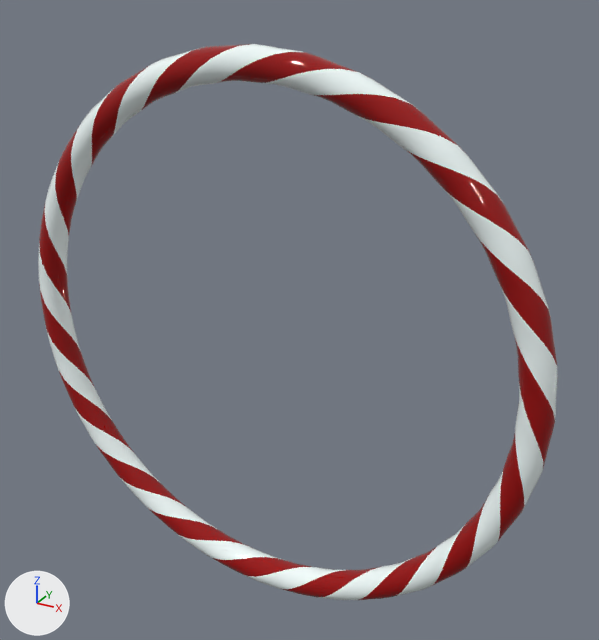
Two versions of the FBX model Assets/3D/Ingame_Object/Random_Ring.fbx, one commit apart.
One viewpoint serves both versions: a 50 mm lens placed at (0.145, -0.231, 0.131), pointed at (0.012, 0.01, 0.01). Every picture has the same lights, and +X, +Y and +Z are marked at lower left. The picture after the commit comes second. Where no turn or scale is listed for an object, it has been applied to the vertices.

Script lines for the objects in view, before the commit:
```python
mat_01___default = principled_material('01 - Default')
mat_01___default.base_color = (0.316, 0.0, 0.0)  # red #980000
mat_01___default.roughness = 0.0
me_mesh = bpy.data.meshes.new('Mesh')
me_mesh.from_pydata(...)  # 2304 vertices, 4608 faces; spans x -0.105..0.105, y -0.006..0.006, z -0.105..0.105
# faces by material slot: [2304, 2304]
me_mesh.materials.append(mat_01___default)  # red #980000
me_mesh.materials.append(mat_02___default)  # white #f4fffe
ob_torus001 = bpy.data.objects.new('Torus001', me_mesh)
ob_torus001.location = (0.0013, -0.0003, 0.0)
```
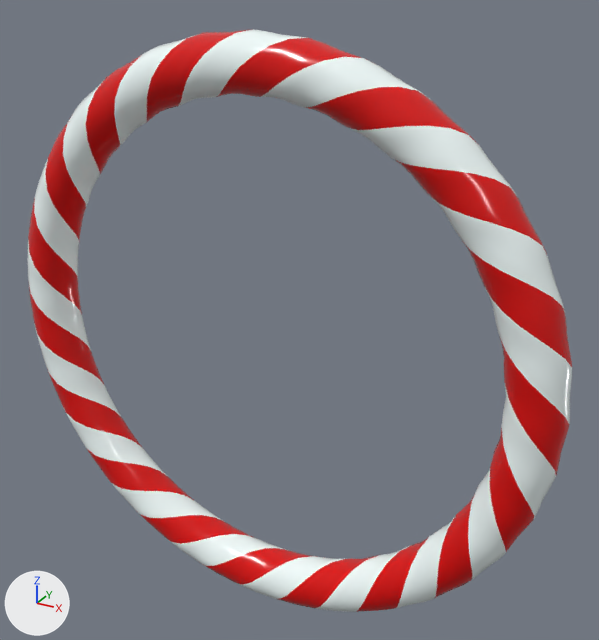
The change in detail:
Material '01 - Default' (mat_01___default) changes colour from red #980000 to red #d90000; in linear values from (0.316, 0.0, 0.0) to (0.694, 0.0, 0.0).
In material '01 - Default' (mat_01___default), roughness goes from 0.0 to 0.2.
me_mesh is used by ob_torus001; location (0.0013, -0.0003, 0.0).
me_mesh had 2304 vertices, 4608 faces and spanned x -0.105..0.105, y -0.006..0.006, z -0.105..0.105.
me_mesh now has 2304 vertices, 4608 faces and spans x -0.11..0.11, y -0.01..0.01, z -0.11..0.11.
me_mesh part 1: 2304 of 2304 vertices moved; they spanned x -0.105..0.105, y -0.006..0.006, z -0.105..0.105 and now span x -0.11..0.11, y -0.01..0.01, z -0.11..0.11; mean shift (0.0, 0.0, 0.0).

Pixel boxes (x1, y1, x2, y2) of what changed, in the pictures (599 x 640 px):
'Torus001', recoloured, surface changed, reshaped
    before: (38, 44, 558, 600)
    after: (27, 29, 572, 612)
